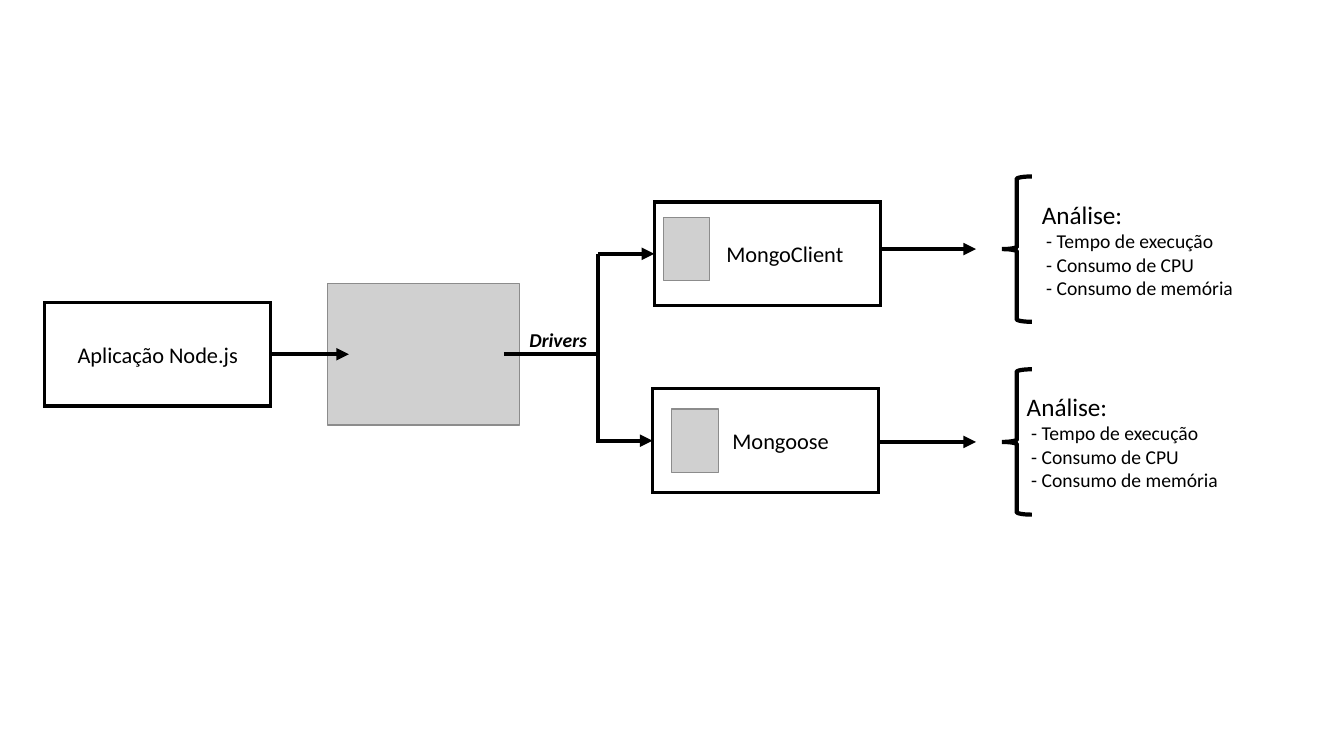
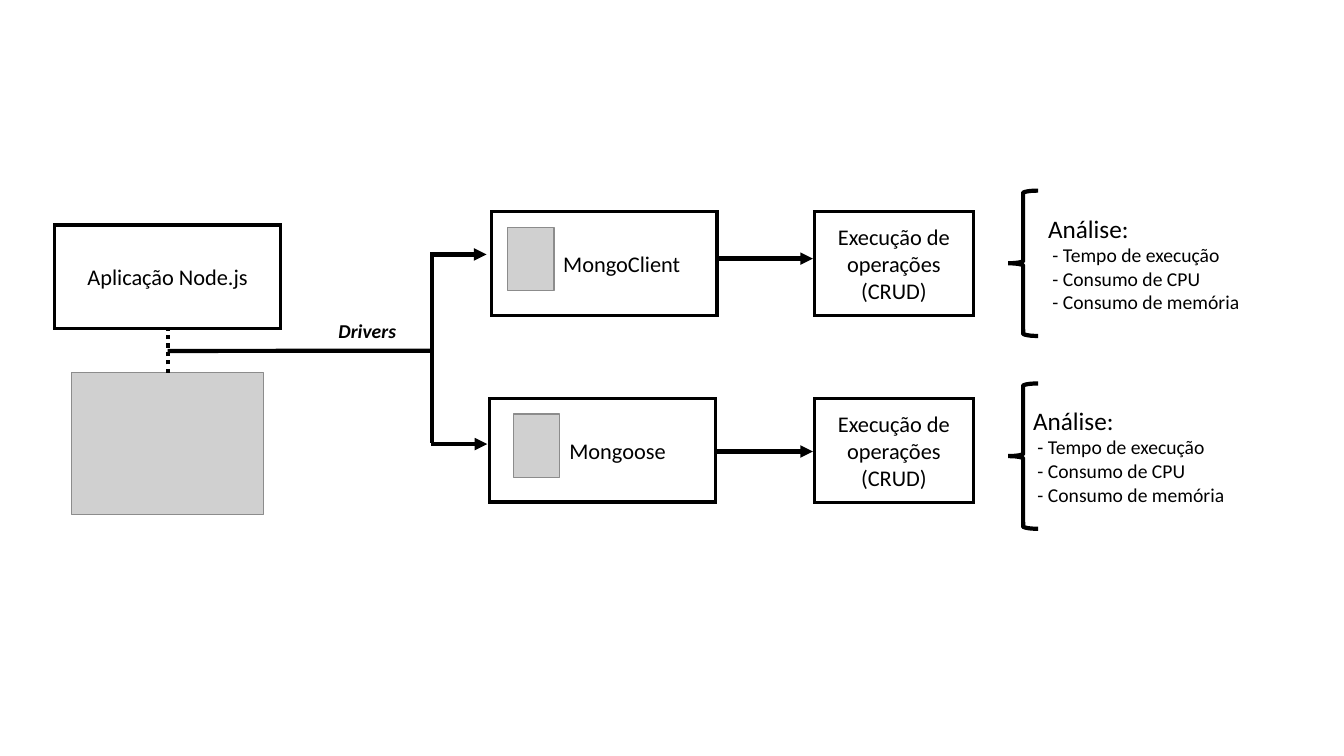
Before and after one commit to brunoslima/database-comparative-article, a slide deck: slide 1 of Artigo Análise/images/esquema-experimento.pptx. Drawn at 1344x756 pixels with LibreOffice and Linux fonts; fonts in the diff are those of the drawing; grey boxes stand for pictures. Boxes give left, top, right and bottom in pixels: in the first picture for what was removed or moved away, otherwise in the second. Text is boxed around its words. In the diff, an @@ line names an element or a change of style, - is before the commit and + after.

```diff
--- a/Artigo Análise/images/esquema-experimento.pptx
+++ b/Artigo Análise/images/esquema-experimento.pptx
@@ rectangle "Aplicação Node.js" moved from (x1=45, y1=302, x2=271, y2=406) to (x1=54, y1=225, x2=280, y2=329) @@
@@ picture moved from (x1=663, y1=218, x2=710, y2=281) to (x1=508, y1=228, x2=555, y2=291) @@
@@ rectangle added at (x1=815, y1=212, x2=973, y2=316), fill #FFFFFF, outline #000000 2.25 pt, 16 pt, text #000000 @@
+Execução de operações (CRUD)
@@ line added from (167, 373) to (167, 329), #000000 3 pt dashed @@
@@ text "Drivers" rewrapped from (x1=529, y1=333, x2=587, y2=353) to (x1=338, y1=324, x2=396, y2=338) @@
@@ line moved from (504, 354) - (598, 354) to (167, 351) - (431, 351) @@
@@ arrow removed from (271, 354) to (349, 354) @@
@@ 2 lines, 1 arrow moved together from (x1=598, y1=254, x2=654, y2=442) to (x1=431, y1=254, x2=487, y2=444) @@
@@ picture moved from (x1=328, y1=283, x2=520, y2=424) to (x1=72, y1=373, x2=264, y2=514) @@
@@ 2 texts, 2 left braces moved together from (x1=1002, y1=176, x2=1233, y2=514) to (x1=1008, y1=191, x2=1239, y2=528) @@
@@ rectangle "Mongoose" moved from (x1=652, y1=389, x2=878, y2=493) to (x1=490, y1=398, x2=716, y2=502) @@
@@ picture moved from (x1=673, y1=409, x2=719, y2=473) to (x1=513, y1=414, x2=560, y2=478) @@
@@ rectangle added at (x1=815, y1=398, x2=973, y2=502), fill #FFFFFF, outline #000000 2.25 pt, 16 pt, text #000000 @@
+Execução de operações (CRUD)
@@ arrow moved from (597, 441) - (652, 441) to (432, 445) - (487, 445) @@
@@ 2 arrows, 1 rectangle moved together from (x1=654, y1=202, x2=976, y2=442) to (x1=491, y1=212, x2=813, y2=452) @@
```
Also in this commit, not shown: 3 other files.
